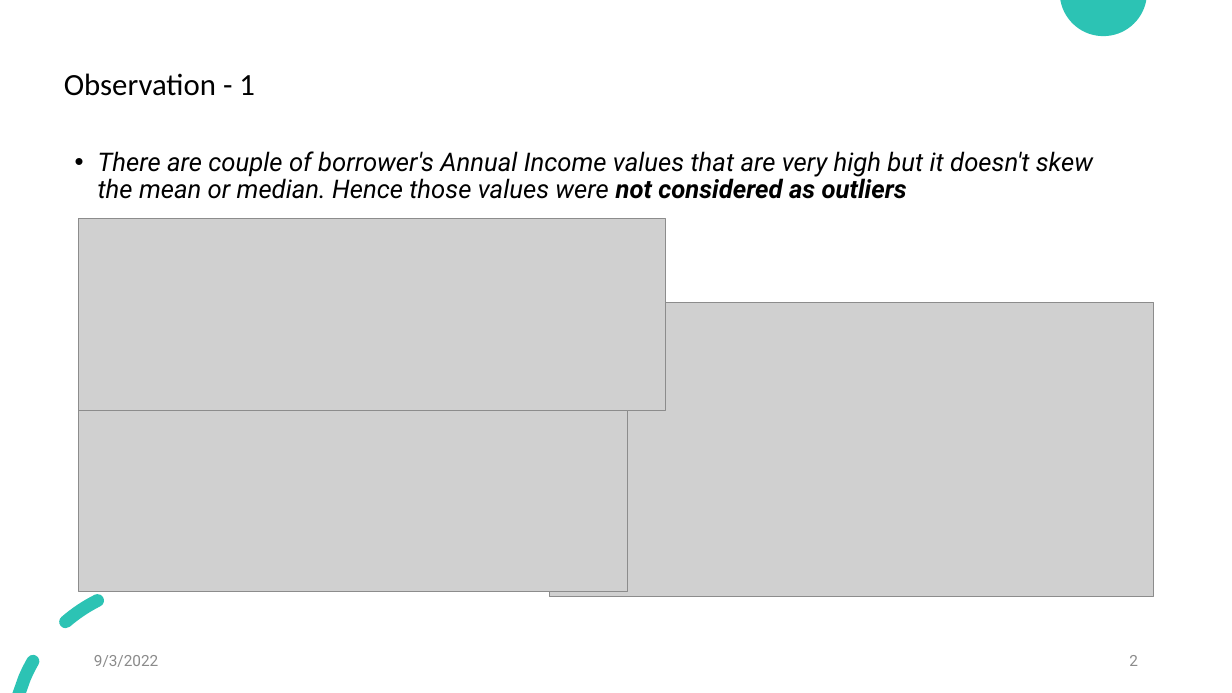
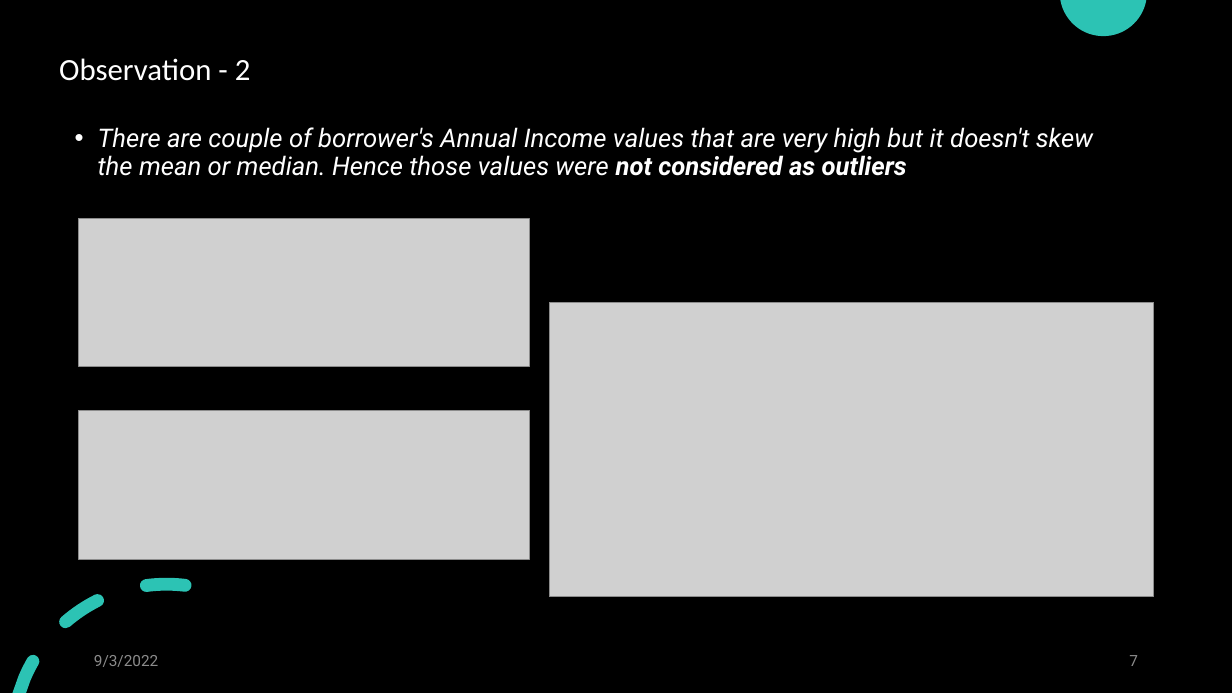
Before and after one commit to jamesrajesh76/LendingClubRiskAnalysis, a slide deck: slide 7 of 3. Lending Club – Case Study.pptx (slide 2 before the commit). Drawn at 1232x693 pixels with LibreOffice and Linux fonts; fonts in the diff are those of the drawing; grey boxes stand for pictures. Boxes give left, top, right and bottom in pixels: in the first picture for what was removed or moved away, otherwise in the second. Text is boxed around its words. In the diff, an @@ line names an element or a change of style, - is before the commit and + after.

```diff
--- a/3. Lending Club – Case Study.pptx
+++ b/3. Lending Club – Case Study.pptx
@@ background #FFFFFF to #000000 @@
@@ title at [59,58,251,81]: text changed; text colour #000000 to #FFFFFF @@
-Observation - 1
+Observation - 2
@@ text "There are couple of borrower's ...": place and size @@
-text "There are couple of borrower's ..." at [98,151,1093,199]
+text "There are couple of borrower's ..." at [98,127,1093,176]
@@ text "There are couple of borrower's ..." at [98,127,1093,176]: text colour #000000 to #FFFFFF @@
@@ picture: place and size @@
-picture at [79,219,665,410]
+picture at [79,219,530,366]
@@ picture: place and size @@
-picture at [79,410,628,592]
+picture at [79,410,530,559]
@@ page number at [1129,655,1138,666]: text changed @@
-2
+7
```
Also in this commit, not shown: 7 other slides changed, 3 slides added, 3 slides removed, 3 other files.
